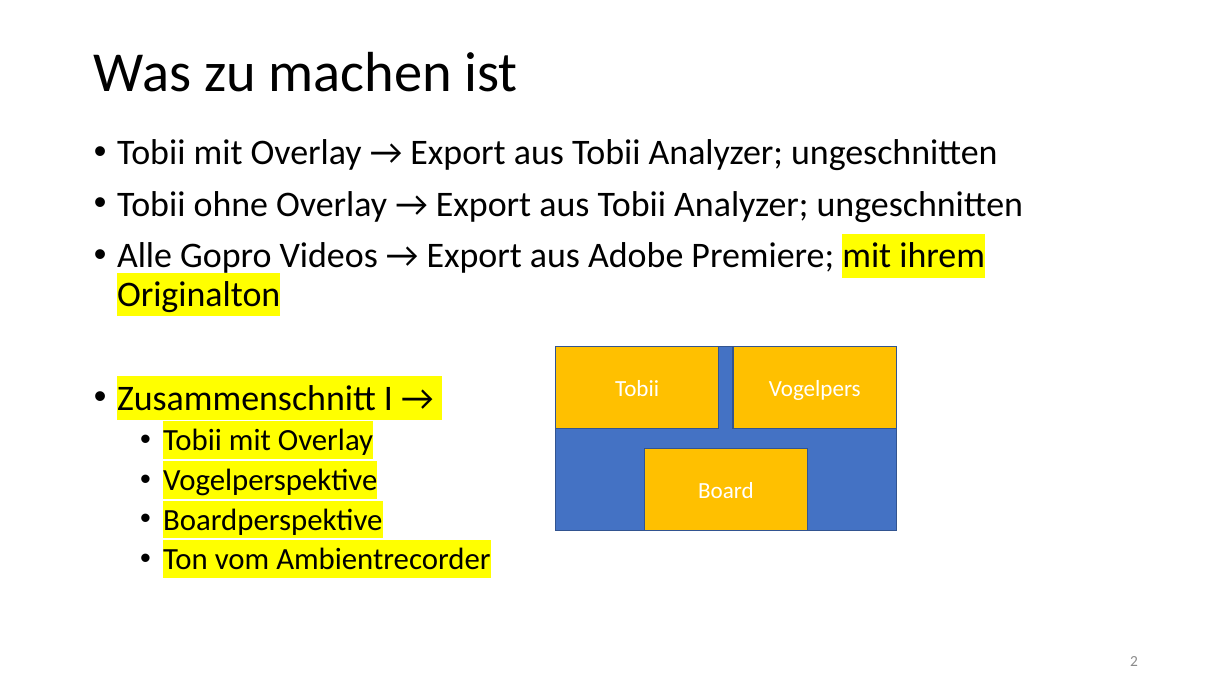
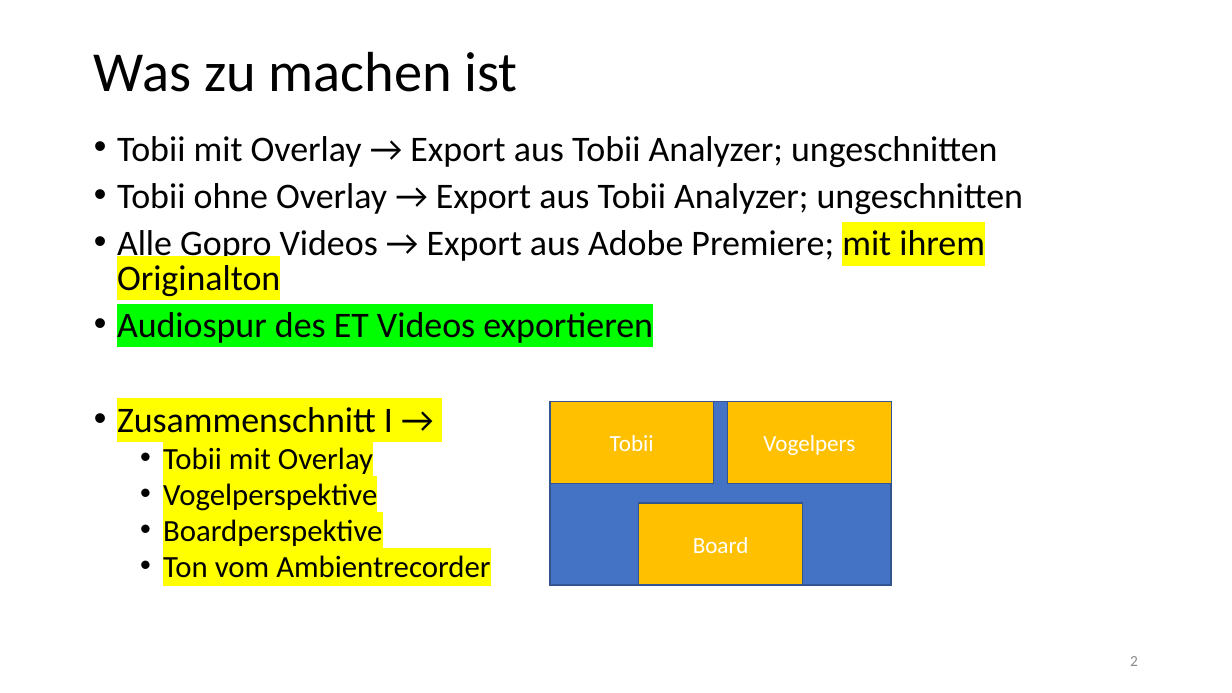
Before and after one commit to ginaamri/Mandy-PhD, a slide deck: slide 2 of 01_studies/01_Laborstudie ProVisioNET/schnittskizze.pptx. Drawn at 1232x693 pixels with LibreOffice and Linux fonts; fonts in the diff are those of the drawing. Boxes give left, top, right and bottom in pixels: in the first picture for what was removed or moved away, otherwise in the second. Text is boxed around its words. In the diff, an @@ line names an element or a change of style, - is before the commit and + after.

```diff
--- a/01_studies/01_Laborstudie ProVisioNET/schnittskizze.pptx
+++ b/01_studies/01_Laborstudie ProVisioNET/schnittskizze.pptx
@@ text at (x1=117, y1=136, x2=1023, y2=578): line spacing 0.9 to 0.8 @@
@@ text at (x1=117, y1=312, x2=653, y2=343): paragraph added @@
+• Audiospur des ET Videos exportieren
@@ 4 rectangles moved together from (x1=555, y1=347, x2=897, y2=531) to (x1=550, y1=401, x2=892, y2=585) @@
```
Also in this commit, not shown: 3 other slides changed.
